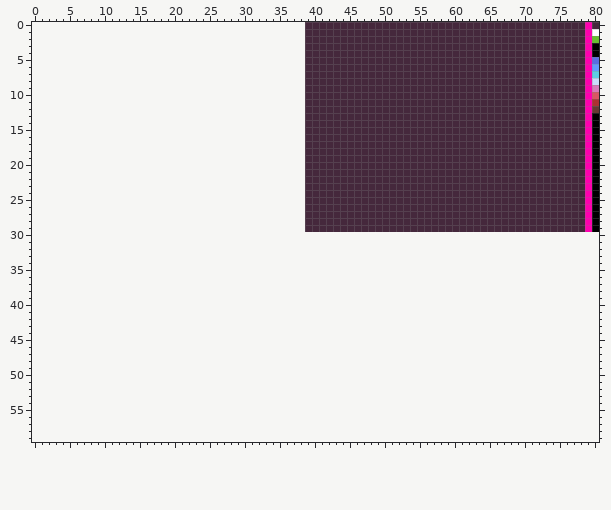
File history of a sprite sheet, bin/programs/data/bitmaps/final_temple.png. That is the earlier state.
The file is 42x30 pixels. The old version is drawn lined up with the new one, on the new canvas.
New version:
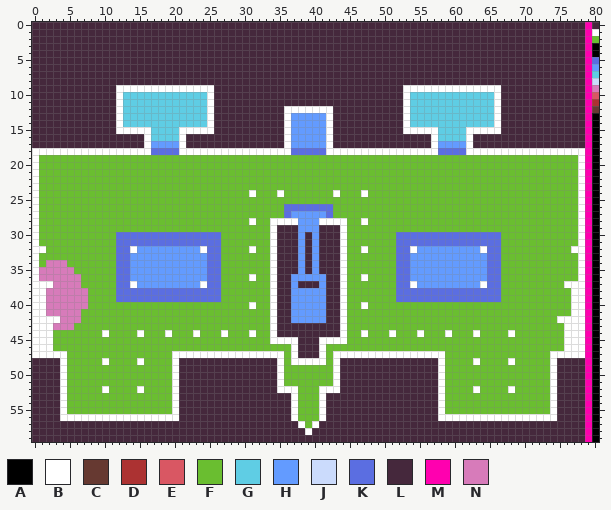
Palette (. is transparent): A #000000  B #ffffff  C #663931  D #ac3232  E #d95763  F #6abe30  G #5fcde4  H #639bff  J #cbdbfc  K #5b6ee1  L #45283c  M #ff00af  N #d77bba
The edit:
canvas 42x30 -> 81x60, the old top-left corner now at 39,0
Changed rows in their new state; - is an unchanged pixel.
first column x 0:
 0 LLLLLLLLLLLLLLLLLLLLLLLLLLLLLLLLLLLLLLL------------------------------------------
 1 LLLLLLLLLLLLLLLLLLLLLLLLLLLLLLLLLLLLLLL------------------------------------------
 2 LLLLLLLLLLLLLLLLLLLLLLLLLLLLLLLLLLLLLLL------------------------------------------
 3 LLLLLLLLLLLLLLLLLLLLLLLLLLLLLLLLLLLLLLL------------------------------------------
 4 LLLLLLLLLLLLLLLLLLLLLLLLLLLLLLLLLLLLLLL------------------------------------------
 5 LLLLLLLLLLLLLLLLLLLLLLLLLLLLLLLLLLLLLLL------------------------------------------
 6 LLLLLLLLLLLLLLLLLLLLLLLLLLLLLLLLLLLLLLL------------------------------------------
 7 LLLLLLLLLLLLLLLLLLLLLLLLLLLLLLLLLLLLLLL------------------------------------------
 8 LLLLLLLLLLLLLLLLLLLLLLLLLLLLLLLLLLLLLLL------------------------------------------
 9 LLLLLLLLLLLLBBBBBBBBBBBBBBLLLLLLLLLLLLL--------------BBBBBBBBBBBBBB--------------
10 LLLLLLLLLLLLBGGGGGGGGGGGGBLLLLLLLLLLLLL--------------BGGGGGGGGGGGGB--------------
11 LLLLLLLLLLLLBGGGGGGGGGGGGBLLLLLLLLLLLLL--------------BGGGGGGGGGGGGB--------------
12 LLLLLLLLLLLLBGGGGGGGGGGGGBLLLLLLLLLLBBBBBBB----------BGGGGGGGGGGGGB--------------
13 LLLLLLLLLLLLBGGGGGGGGGGGGBLLLLLLLLLLBHHHHHB----------BGGGGGGGGGGGGB--------------
14 LLLLLLLLLLLLBGGGGGGGGGGGGBLLLLLLLLLLBHHHHHB----------BGGGGGGGGGGGGB--------------
15 LLLLLLLLLLLLBBBBBGGGGBBBBBLLLLLLLLLLBHHHHHB----------BBBBBGGGGBBBBB--------------
16 LLLLLLLLLLLLLLLLBGGGGBLLLLLLLLLLLLLLBHHHHHB--------------BGGGGB------------------
17 LLLLLLLLLLLLLLLLBHHHHBLLLLLLLLLLLLLLBHHHHHB--------------BHHHHB------------------
18 BBBBBBBBBBBBBBBBBKKKKBBBBBBBBBBBBBBBBKKKKKBBBBBBBBBBBBBBBBKKKKBBBBBBBBBBBBBBBBB--
19 BFFFFFFFFFFFFFFFFFFFFFFFFFFFFFFFFFFFFFFFFFFFFFFFFFFFFFFFFFFFFFFFFFFFFFFFFFFFFFB--
20 BFFFFFFFFFFFFFFFFFFFFFFFFFFFFFFFFFFFFFFFFFFFFFFFFFFFFFFFFFFFFFFFFFFFFFFFFFFFFFB--
21 BFFFFFFFFFFFFFFFFFFFFFFFFFFFFFFFFFFFFFFFFFFFFFFFFFFFFFFFFFFFFFFFFFFFFFFFFFFFFFB--
22 BFFFFFFFFFFFFFFFFFFFFFFFFFFFFFFFFFFFFFFFFFFFFFFFFFFFFFFFFFFFFFFFFFFFFFFFFFFFFFB--
23 BFFFFFFFFFFFFFFFFFFFFFFFFFFFFFFFFFFFFFFFFFFFFFFFFFFFFFFFFFFFFFFFFFFFFFFFFFFFFFB--
24 BFFFFFFFFFFFFFFFFFFFFFFFFFFFFFFBFFFBFFFFFFFBFFFBFFFFFFFFFFFFFFFFFFFFFFFFFFFFFFB--
25 BFFFFFFFFFFFFFFFFFFFFFFFFFFFFFFFFFFFFFFFFFFFFFFFFFFFFFFFFFFFFFFFFFFFFFFFFFFFFFB--
26 BFFFFFFFFFFFFFFFFFFFFFFFFFFFFFFFFFFFKKKKKKKFFFFFFFFFFFFFFFFFFFFFFFFFFFFFFFFFFFB--
27 BFFFFFFFFFFFFFFFFFFFFFFFFFFFFFFFFFFFKHHHHHKFFFFFFFFFFFFFFFFFFFFFFFFFFFFFFFFFFFB--
28 BFFFFFFFFFFFFFFFFFFFFFFFFFFFFFFBFFBBBBHHHBBBBFFBFFFFFFFFFFFFFFFFFFFFFFFFFFFFFFB--
29 BFFFFFFFFFFFFFFFFFFFFFFFFFFFFFFFFFBLLLHHH---BFFFFFFFFFFFFFFFFFFFFFFFFFFFFFFFFFB--
30 BFFFFFFFFFFFKKKKKKKKKKKKKKKFFFFFFFBLLLHLHLLLBFFFFFFFKKKKKKKKKKKKKKKFFFFFFFFFFFBMA
31 BFFFFFFFFFFFKKKKKKKKKKKKKKKFFFFFFFBLLLHLHLLLBFFFFFFFKKKKKKKKKKKKKKKFFFFFFFFFFFBMA
32 BBFFFFFFFFFFKKBHHHHHHHHHBKKFFFFBFFBLLLHLHLLLBFFBFFFFKKBHHHHHHHHHBKKFFFFFFFFFFBBMA
33 BFFFFFFFFFFFKKHHHHHHHHHHHKKFFFFFFFBLLLHLHLLLBFFFFFFFKKHHHHHHHHHHHKKFFFFFFFFFFFBMA
34 BFNNNFFFFFFFKKHHHHHHHHHHHKKFFFFFFFBLLLHLHLLLBFFFFFFFKKHHHHHHHHHHHKKFFFFFFFFFFFBMA
35 BNNNNNFFFFFFKKHHHHHHHHHHHKKFFFFFFFBLLLHLHLLLBFFFFFFFKKHHHHHHHHHHHKKFFFFFFFFFFFBMA
36 BNNNNNNFFFFFKKHHHHHHHHHHHKKFFFFBFFBLLHHHHHLLBFFBFFFFKKHHHHHHHHHHHKKFFFFFFFFFFFBMA
37 BBBNNNNFFFFFKKBHHHHHHHHHBKKFFFFFFFBLLHLLLHLLBFFFFFFFKKBHHHHHHHHHBKKFFFFFFFFFBBBMA
38 BBNNNNNNFFFFKKKKKKKKKKKKKKKFFFFFFFBLLHHHHHLLBFFFFFFFKKKKKKKKKKKKKKKFFFFFFFFFFBBMA
39 BBNNNNNNFFFFKKKKKKKKKKKKKKKFFFFFFFBLLHHHHHLLBFFFFFFFKKKKKKKKKKKKKKKFFFFFFFFFFBBMA
40 BBNNNNNNFFFFFFFFFFFFFFFFFFFFFFFBFFBLLHHHHHLLBFFBFFFFFFFFFFFFFFFFFFFFFFFFFFFFFBBMA
41 BBNNNNNFFFFFFFFFFFFFFFFFFFFFFFFFFFBLLHHHHHLLBFFFFFFFFFFFFFFFFFFFFFFFFFFFFFFFFBBMA
42 BBBBNNNFFFFFFFFFFFFFFFFFFFFFFFFFFFBLLHHHHHLLBFFFFFFFFFFFFFFFFFFFFFFFFFFFFFFBBBBMA
43 BBBNNNFFFFFFFFFFFFFFFFFFFFFFFFFFFFBLLLLLLLLLBFFFFFFFFFFFFFFFFFFFFFFFFFFFFFFFBBBMA
44 BBBFFFFFFFBFFFFBFFFBFFFBFFFBFFFBFFBLLLLLLLLLBFFBFFFBFFFBFFFBFFFBFFFFBFFFFFFFBBBMA
45 BBBFFFFFFFFFFFFFFFFFFFFFFFFFFFFFFFBBBBLLLBBBBFFFFFFFFFFFFFFFFFFFFFFFFFFFFFFFBBBMA
46 BBBFFFFFFFFFFFFFFFFFFFFFFFFFFFFFFFFFFBLLLBFFFFFFFFFFFFFFFFFFFFFFFFFFFFFFFFFFBBBMA
47 BBBBBFFFFFFFFFFFFFFFBBBBBBBBBBBBBBBBFBLLLBFBBBBBBBBBBBBBBBBFFFFFFFFFFFFFFFBBBBBMA
48 LLLLBFFFFFBFFFFBFFFFBLLLLLLLLLLLLLLBFBBBBBFBLLLLLLLLLLLLLLBFFFFBFFFFBFFFFFBLLLLMA
49 LLLLBFFFFFFFFFFFFFFFBLLLLLLLLLLLLLLBFFFFFFFBLLLLLLLLLLLLLLBFFFFFFFFFFFFFFFBLLLLMA
50 LLLLBFFFFFFFFFFFFFFFBLLLLLLLLLLLLLLBFFFFFFFBLLLLLLLLLLLLLLBFFFFFFFFFFFFFFFBLLLLMA
51 LLLLBFFFFFFFFFFFFFFFBLLLLLLLLLLLLLLBFFFFFFFBLLLLLLLLLLLLLLBFFFFFFFFFFFFFFFBLLLLMA
52 LLLLBFFFFFBFFFFBFFFFBLLLLLLLLLLLLLLBBBFFFBBBLLLLLLLLLLLLLLBFFFFBFFFFBFFFFFBLLLLMA
53 LLLLBFFFFFFFFFFFFFFFBLLLLLLLLLLLLLLLLBFFFBLLLLLLLLLLLLLLLLBFFFFFFFFFFFFFFFBLLLLMA
54 LLLLBFFFFFFFFFFFFFFFBLLLLLLLLLLLLLLLLBFFFBLLLLLLLLLLLLLLLLBFFFFFFFFFFFFFFFBLLLLMA
55 LLLLBFFFFFFFFFFFFFFFBLLLLLLLLLLLLLLLLBFFFBLLLLLLLLLLLLLLLLBFFFFFFFFFFFFFFFBLLLLMA
56 LLLLBBBBBBBBBBBBBBBBBLLLLLLLLLLLLLLLLBFFFBLLLLLLLLLLLLLLLLBBBBBBBBBBBBBBBBBLLLLMA
57 LLLLLLLLLLLLLLLLLLLLLLLLLLLLLLLLLLLLLLBFBLLLLLLLLLLLLLLLLLLLLLLLLLLLLLLLLLLLLLLMA
58 LLLLLLLLLLLLLLLLLLLLLLLLLLLLLLLLLLLLLLLBLLLLLLLLLLLLLLLLLLLLLLLLLLLLLLLLLLLLLLLMA
59 LLLLLLLLLLLLLLLLLLLLLLLLLLLLLLLLLLLLLLLLLLLLLLLLLLLLLLLLLLLLLLLLLLLLLLLLLLLLLLLMA
